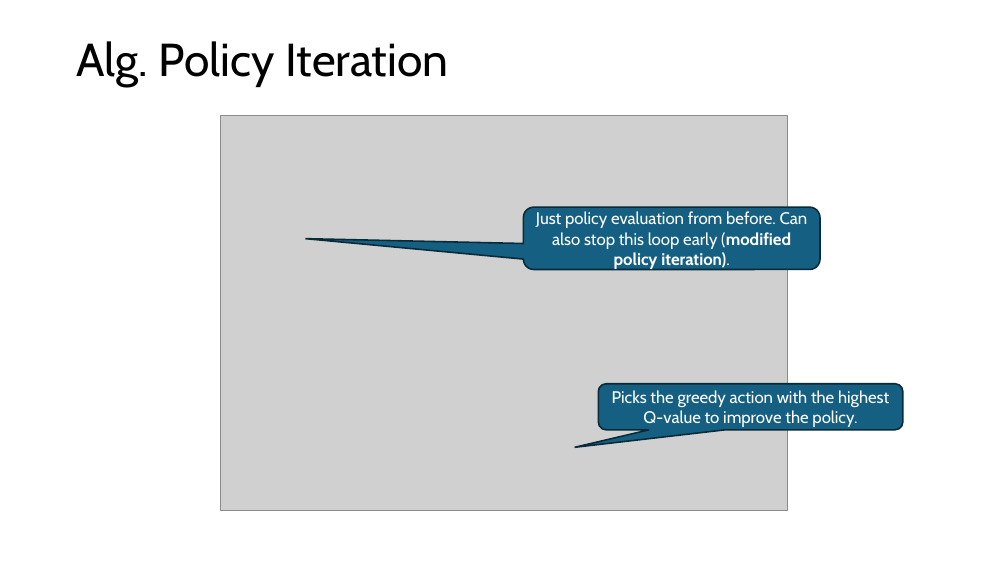
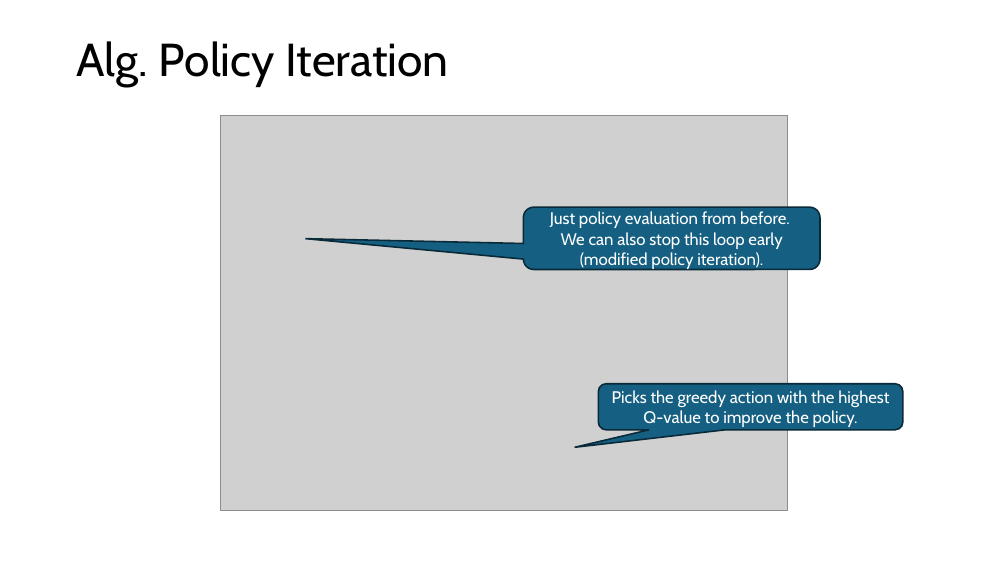
Before and after one commit to mhahsler/Introduction_to_Reinforcement_Learning, a slide deck: slide 15 of slides/Lecture_Chapter04.pptx. Drawn at 1008x567 pixels with LibreOffice and Linux fonts; fonts in the diff are those of the drawing; grey boxes stand for pictures. Boxes give left, top, right and bottom in pixels: in the first picture for what was removed or moved away, otherwise in the second. Text is boxed around its words. In the diff, an @@ line names an element or a change of style, - is before the commit and + after.

```diff
--- a/slides/Lecture_Chapter04.pptx
+++ b/slides/Lecture_Chapter04.pptx
@@ text in rounded speech box at (x1=550, y1=211, x2=790, y2=269): text changed @@
-Just policy evaluation from before. Can also stop this loop early (modified policy iteration).
+Just policy evaluation from before.
+We can also stop this loop early (modified policy iteration).
```
Also in this commit, not shown: 8 other slides changed, 7 other files.
